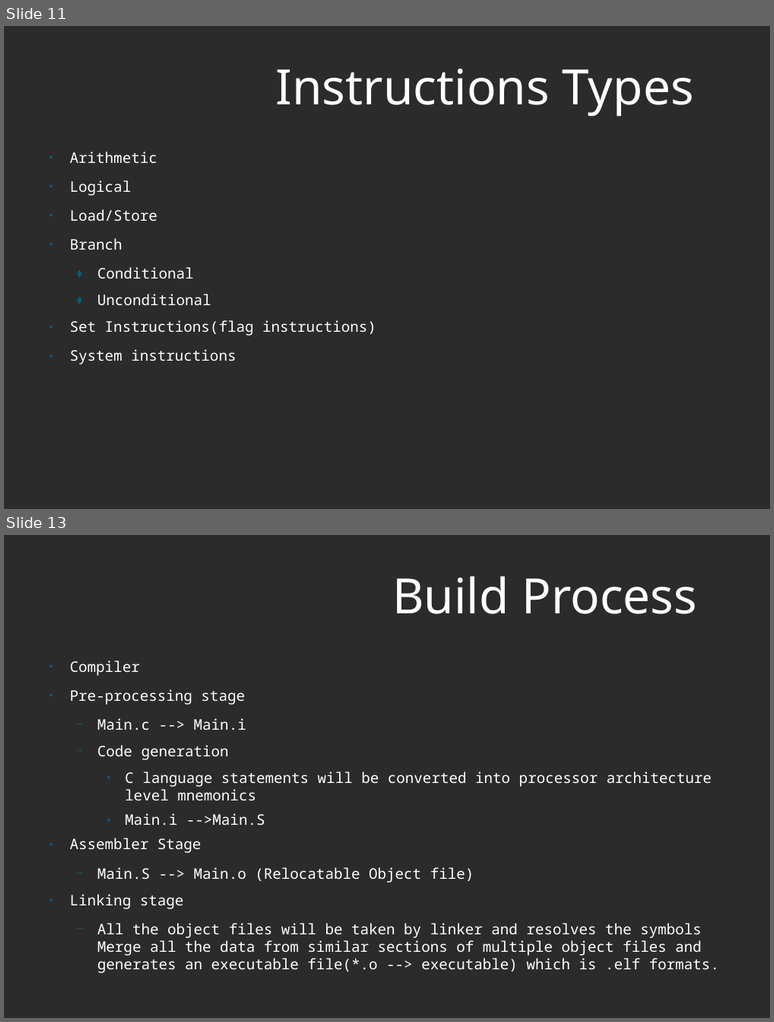
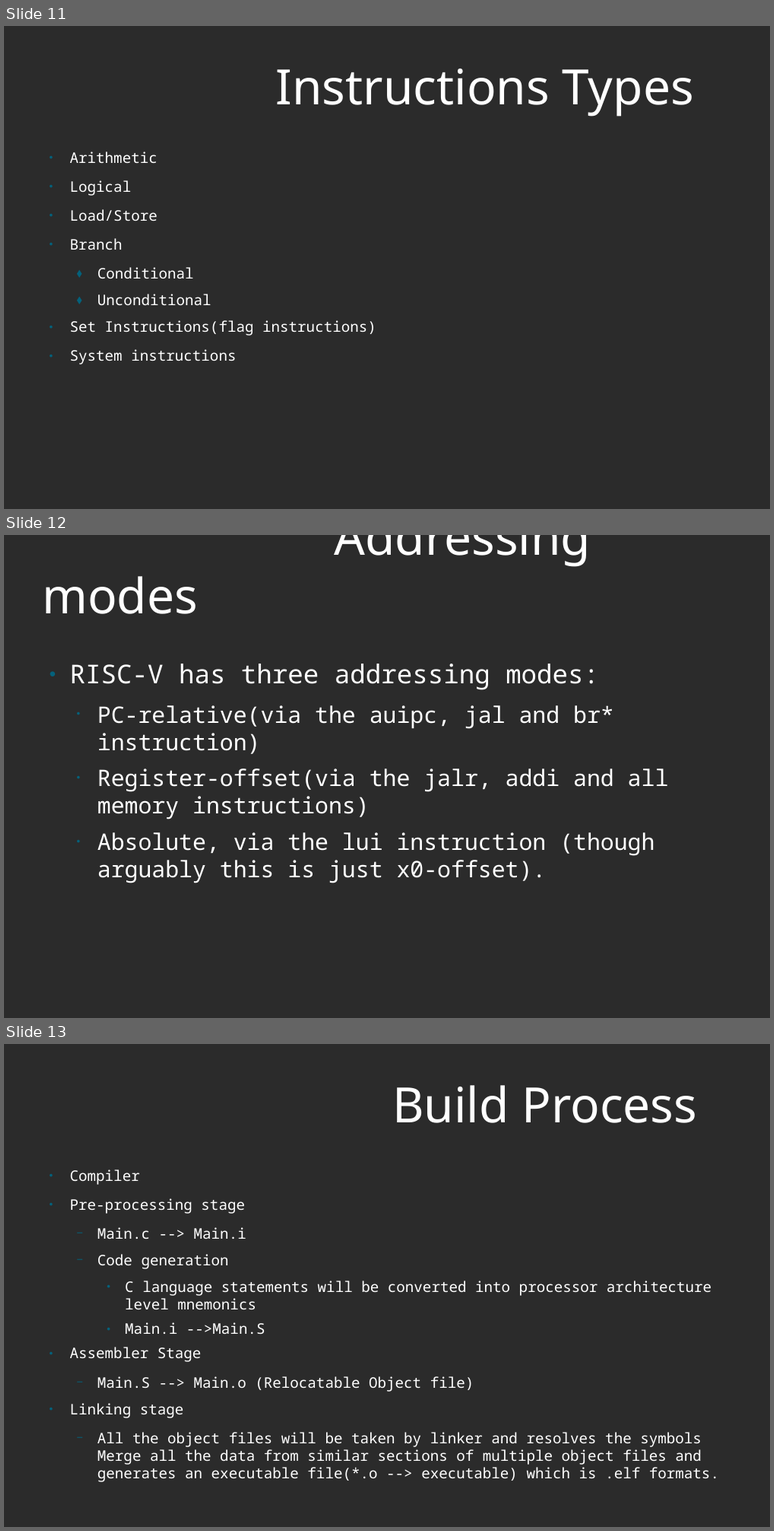
Before and after one commit to murthuja1708/desd_class, a slide deck: RISCV.odp. Shown one above the other, each under a label of ours: slides 11 and 13 before the commit, slides 11, 12 and 13 after it; the slides between them are not shown. The pictures are 774x1022 and 774x1531 pixels, drawn with LibreOffice and Linux fonts; fonts in the diff are those of the drawing; background and template pictures are left out; a plain dark background stands for a picture behind light text. Boxes give left, top, right and bottom in pixels: in the first picture for what was removed or moved away, otherwise in the second. Text is boxed around its words. In the diff, an @@ line names an element or a change of style, - is before the commit and + after.

```diff
--- a/RISCV.odp
+++ b/RISCV.odp
@@ slide 12 added at [4,535,770,1018], background picture (left out) @@
@@ title added at [334,535,591,567], 60 pt, text #FFFFFF @@
+Addressing modes
@@ text added at [70,663,669,883], 28 pt, text #FFFFFF @@
+● RISC-V has three addressing modes:
+  • PC-relative(via the auipc, jal and br* instruction)
+  • Register-offset(via the jalr, addi and all memory instructions)
+  • Absolute, via the lui instruction (though arguably this is just x0-offset).
```
Also in this commit, not shown: 2 slides changed, 3 other slides added, 2 slides removed.
